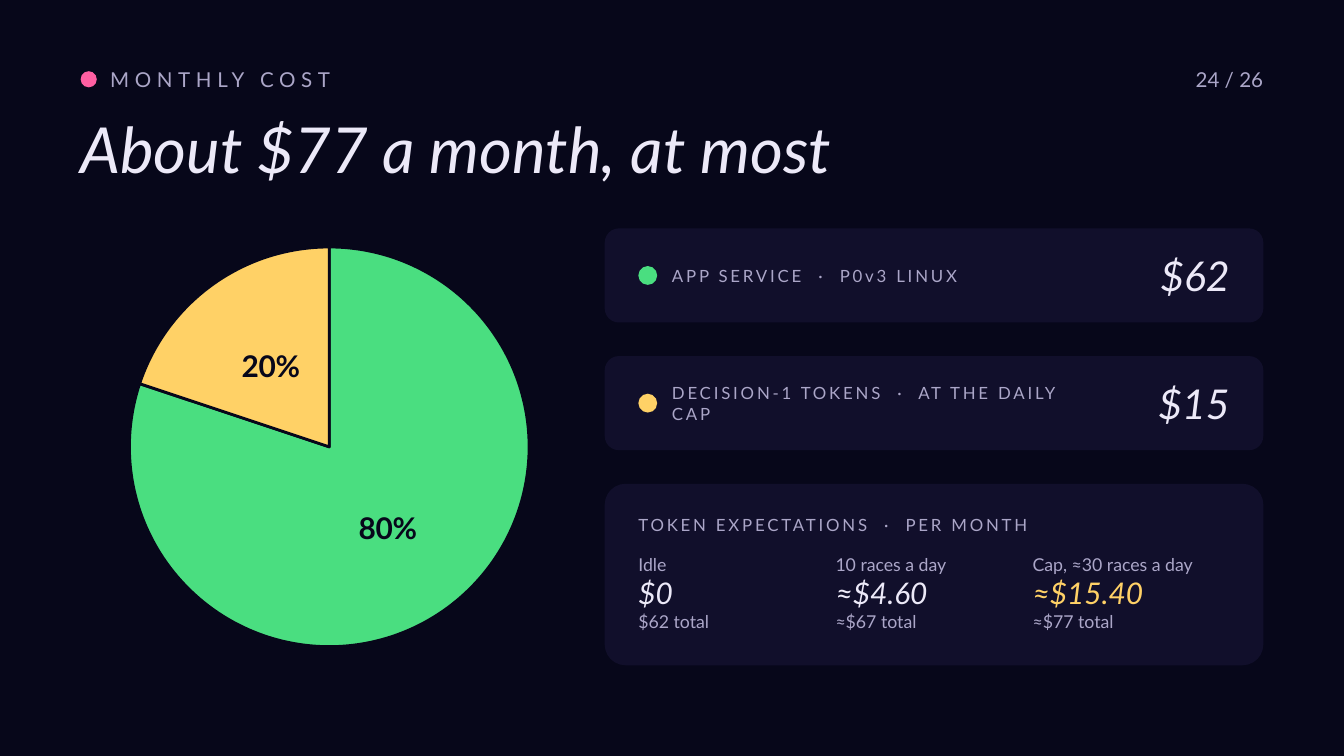
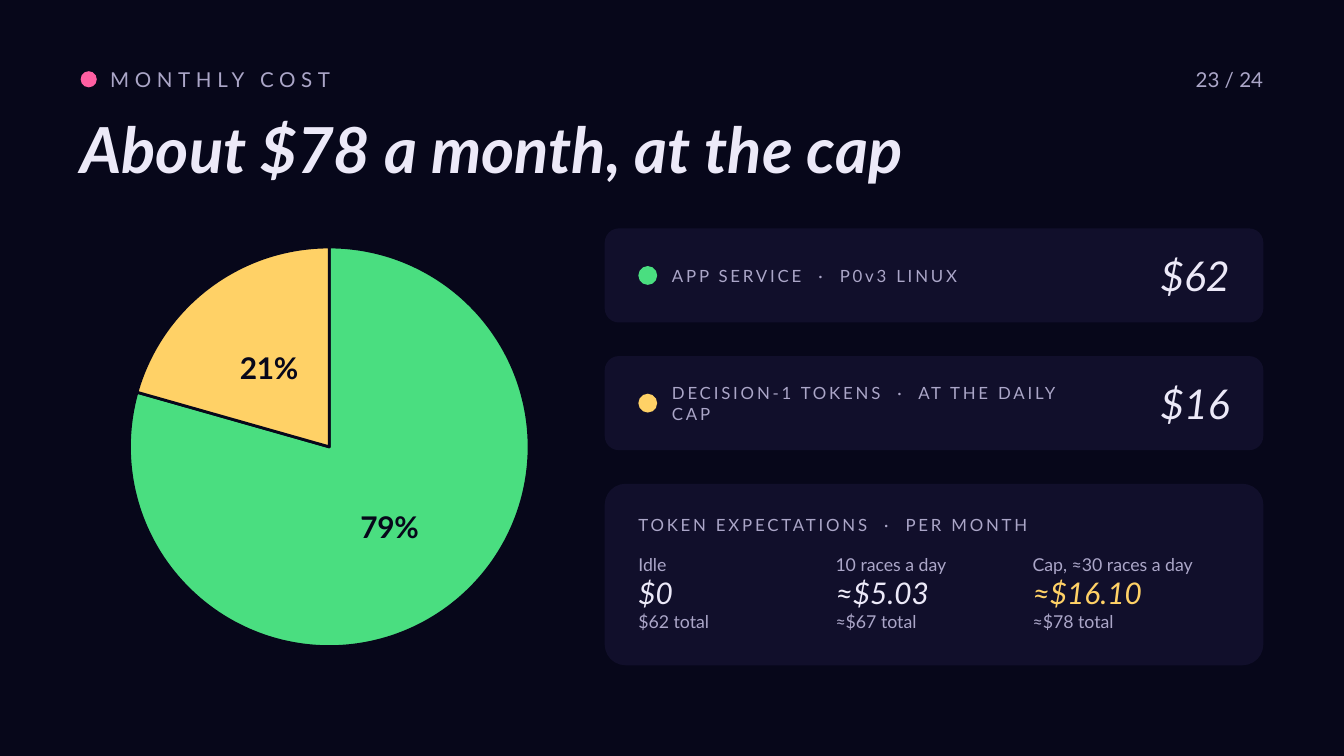
Before and after one commit to roryp/racing, a slide deck: slide 24 of docs/luna-gp-deck.pptx. Drawn at 1344x756 pixels with LibreOffice and Linux fonts; fonts in the diff are those of the drawing. Boxes give left, top, right and bottom in pixels: in the first picture for what was removed or moved away, otherwise in the second. Text is boxed around its words. In the diff, an @@ line names an element or a change of style, - is before the commit and + after.

```diff
--- a/docs/luna-gp-deck.pptx
+++ b/docs/luna-gp-deck.pptx
@@ text at [1196,72,1263,87]: text changed @@
-24 / 26
+23 / 24
@@ text at [81,120,902,184]: text changed; bold on @@
-About $77 a month, at most
+About $78 a month, at the cap
@@ pie chart at [101,228,558,665] @@
@@ Series 1, 1: 80 to 79 @@
@@ Series 1, 2: 20 to 21 @@
@@ text at [1160,385,1229,424]: text changed @@
-$15
+$16
@@ text at [836,579,929,608]: text changed @@
-≈$4.60
+≈$5.03
@@ text at [1033,579,1142,630]: text changed @@
-≈$15.40
-≈$77 total
+≈$16.10
+≈$78 total
```
Also in this commit, not shown: 22 other slides changed.
